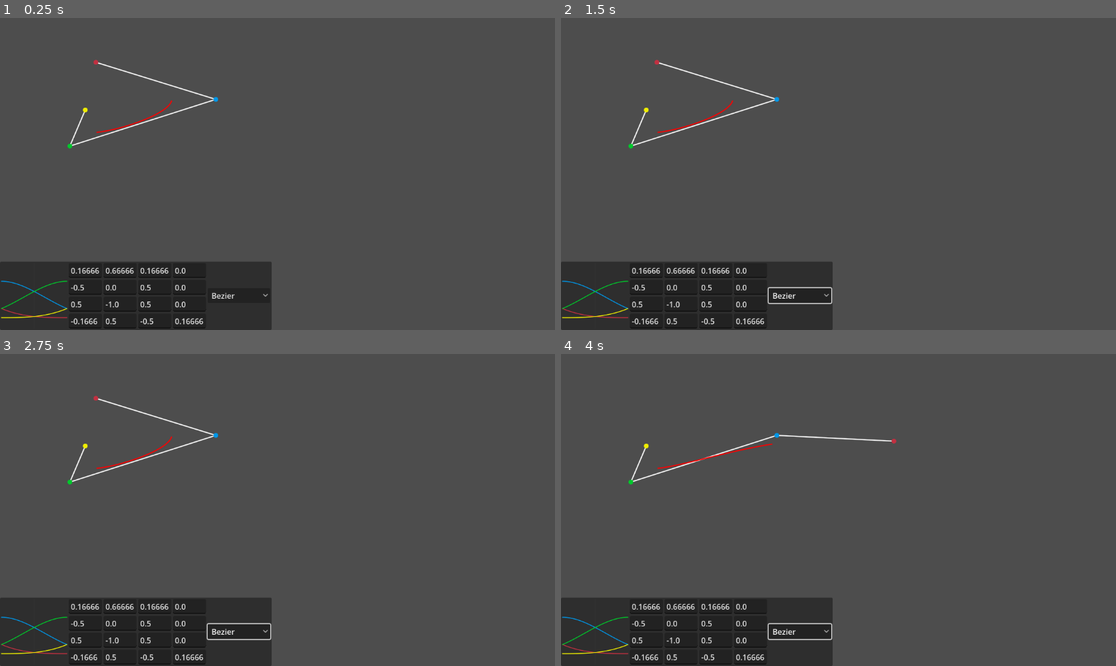
Above: before the commit, frames 1-4 (two rows, left to right).
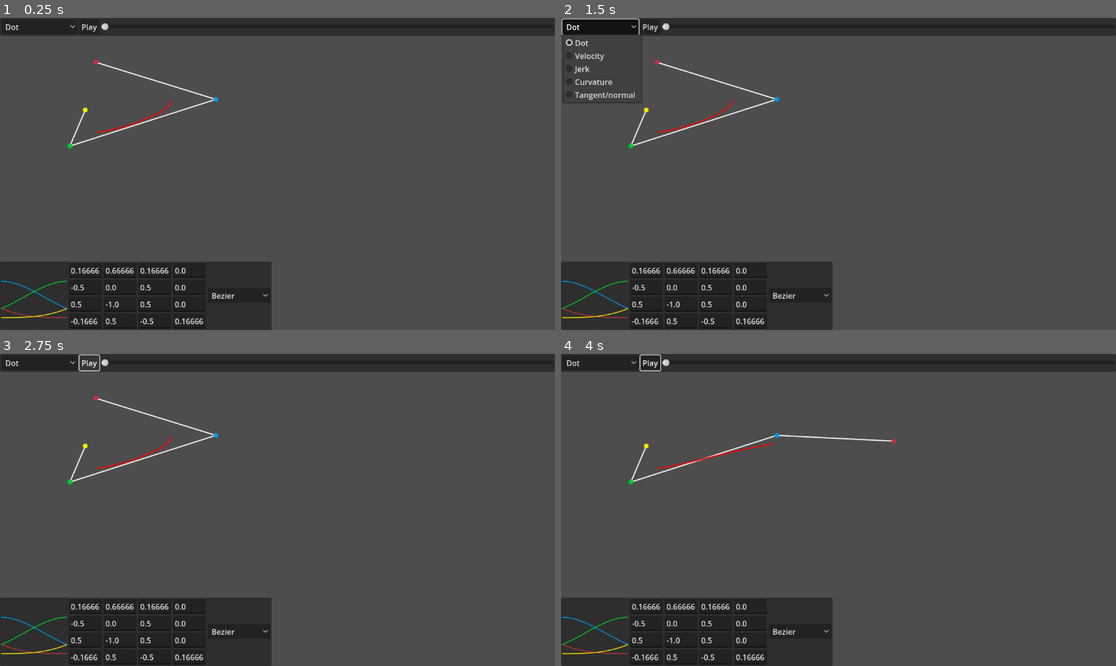
Above: after the commit, the same moments.

Repository: sockeye-d/spline-editor
Game: Godot game, scene res://node.tscn
The game is run twice, just before and just after one commit, with the same random seed, the same clock (stepped at 60 frames per second) and the same inputs.
Inputs (mouse positions are in pixels of both pictures, inside the frame that each line leads up to):
- Up to frame 1 (0.25 s): no input
- Up to frame 2 (1.5 s): click "Bezier" at 0.5 s; click (599, 27) at 1.25 s, where only the run after the commit has a clickable "Dot"
- Up to frame 3 (2.75 s): click (88, 363) at 2 s, where only the run after the commit has a clickable "Play"
- Up to frame 4 (4 s): click (649, 363) at 2.75 s, where only the run after the commit has a clickable "Play"; tap Enter at 3.5 s; drag from (655, 397) to (894, 441) at 3.52 s

The runs differ from the first frame. In frame 1, 5.5% of the frame differs, in the area x 0-100%, y 0-6%; in frame 2, 6.1%, in the area x 0-100%, y 0-92%; in frame 3, 5.5%; in frame 4, 5.7%.

Commit message:
more commit

Diff:
--- a/node.tscn
+++ b/node.tscn
@@ -82,22 +82,22 @@
 layout_mode = 2
 texture = SubResource("GradientTexture2D_112p8")
 
-[node name="PanelContainer" type="PanelContainer" parent="."]
+[node name="MatrixControlContainer" type="PanelContainer" parent="."]
 layout_mode = 1
 anchors_preset = 2
 anchor_top = 1.0
 anchor_bottom = 1.0
 grow_vertical = 0
 
-[node name="HBoxContainer" type="HBoxContainer" parent="PanelContainer"]
-layout_mode = 2
-
-[node name="SimpleContainer" type="Container" parent="PanelContainer/HBoxContainer"]
+[node name="HBoxContainer" type="HBoxContainer" parent="MatrixControlContainer"]
+layout_mode = 2
+
+[node name="SimpleContainer" type="Container" parent="MatrixControlContainer/HBoxContainer"]
 layout_mode = 2
 script = ExtResource("3_bss38")
 metadata/_custom_type_script = ExtResource("3_bss38")
 
-[node name="Graph0" type="Control" parent="PanelContainer/HBoxContainer/SimpleContainer"]
+[node name="Graph0" type="Control" parent="MatrixControlContainer/HBoxContainer/SimpleContainer"]
 unique_name_in_owner = true
 layout_mode = 2
 size_flags_horizontal = 4
@@ -109,7 +109,7 @@
 graph_thickness = 0.75
 center_thickness = 0.5
 
-[node name="Graph1" type="Control" parent="PanelContainer/HBoxContainer/SimpleContainer"]
+[node name="Graph1" type="Control" parent="MatrixControlContainer/HBoxContainer/SimpleContainer"]
 unique_name_in_owner = true
 layout_mode = 2
 size_flags_horizontal = 4
@@ -120,7 +120,7 @@
 graph_thickness = 0.75
 center_thickness = 0.5
 
-[node name="Graph2" type="Control" parent="PanelContainer/HBoxContainer/SimpleContainer"]
+[node name="Graph2" type="Control" parent="MatrixControlContainer/HBoxContainer/SimpleContainer"]
 unique_name_in_owner = true
 layout_mode = 2
 size_flags_horizontal = 4
@@ -131,7 +131,7 @@
 graph_thickness = 0.75
 center_thickness = 0.5
 
-[node name="Graph3" type="Control" parent="PanelContainer/HBoxContainer/SimpleContainer"]
+[node name="Graph3" type="Control" parent="MatrixControlContainer/HBoxContainer/SimpleContainer"]
 unique_name_in_owner = true
 layout_mode = 2
 size_flags_horizontal = 4
@@ -142,7 +142,7 @@
 graph_thickness = 0.75
 center_thickness = 0.5
 
-[node name="MatrixEdit" type="GridContainer" parent="PanelContainer/HBoxContainer"]
+[node name="MatrixEdit" type="GridContainer" parent="MatrixControlContainer/HBoxContainer"]
 unique_name_in_owner = true
 layout_mode = 2
 columns = 4
@@ -150,7 +150,7 @@
 matrix_width = 4
 matrix_height = 4
 
-[node name="OptionButton" type="OptionButton" parent="PanelContainer/HBoxContainer"]
+[node name="OptionButton" type="OptionButton" parent="MatrixControlContainer/HBoxContainer"]
 layout_mode = 2
 size_flags_horizontal = 4
 size_flags_vertical = 4
@@ -165,5 +165,39 @@
 popup/item_3/text = "B-spline"
 popup/item_3/id = 3
 
-[connection signal="matrix_changed" from="PanelContainer/HBoxContainer/MatrixEdit" to="." method="_on_matrix_edit_matrix_changed"]
-[connection signal="item_selected" from="PanelContainer/HBoxContainer/OptionButton" to="." method="_on_option_button_item_selected"]
+[node name="VisualControlContainer" type="PanelContainer" parent="."]
+layout_mode = 1
+anchors_preset = 10
+anchor_right = 1.0
+offset_bottom = 22.0
+grow_horizontal = 2
+
+[node name="HBoxContainer" type="HBoxContainer" parent="VisualControlContainer"]
+layout_mode = 2
+
+[node name="DisplayTypeOptionButton" type="OptionButton" parent="VisualControlContainer/HBoxContainer"]
+layout_mode = 2
+selected = 0
+item_count = 5
+popup/item_0/text = "Dot"
+popup/item_0/id = 0
+popup/item_1/text = "Velocity"
+popup/item_1/id = 1
+popup/item_2/text = "Jerk"
+popup/item_2/id = 3
+popup/item_3/text = "Curvature"
+popup/item_3/id = 4
+popup/item_4/text = "Tangent/normal"
+popup/item_4/id = 2
+
+[node name="PlayButton" type="Button" parent="VisualControlContainer/HBoxContainer"]
+layout_mode = 2
+text = "Play"
+
+[node name="TimeSlider" type="HSlider" parent="VisualControlContainer/HBoxContainer"]
+layout_mode = 2
+size_flags_horizontal = 3
+size_flags_vertical = 4
+
+[connection signal="matrix_changed" from="MatrixControlContainer/HBoxContainer/MatrixEdit" to="." method="_on_matrix_edit_matrix_changed"]
+[connection signal="item_selected" from="MatrixControlContainer/HBoxContainer/OptionButton" to="." method="_on_option_button_item_selected"]
